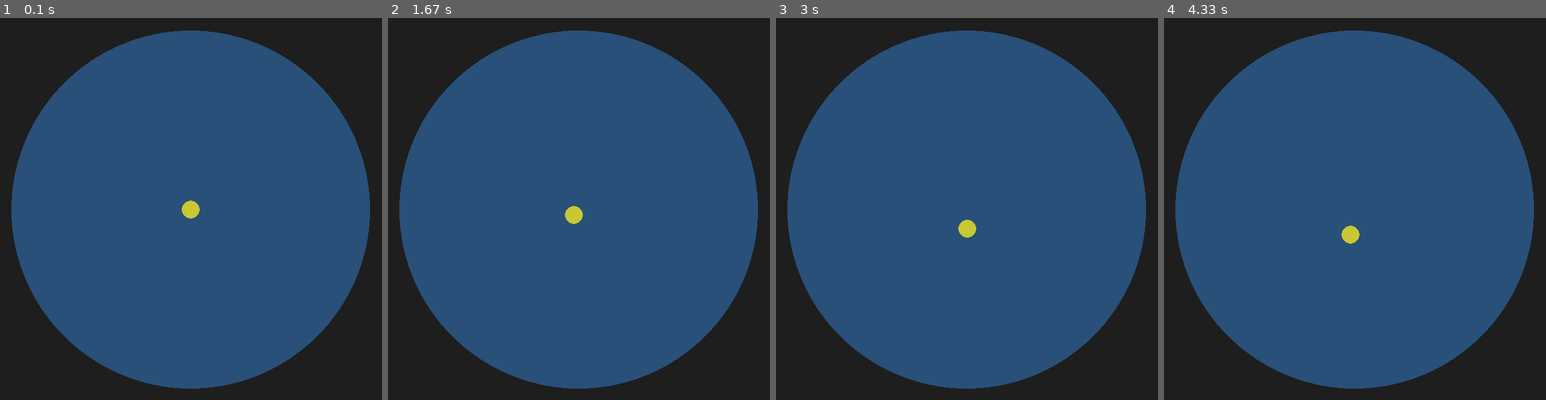
Above: before the commit, frames 1-4 (left to right).
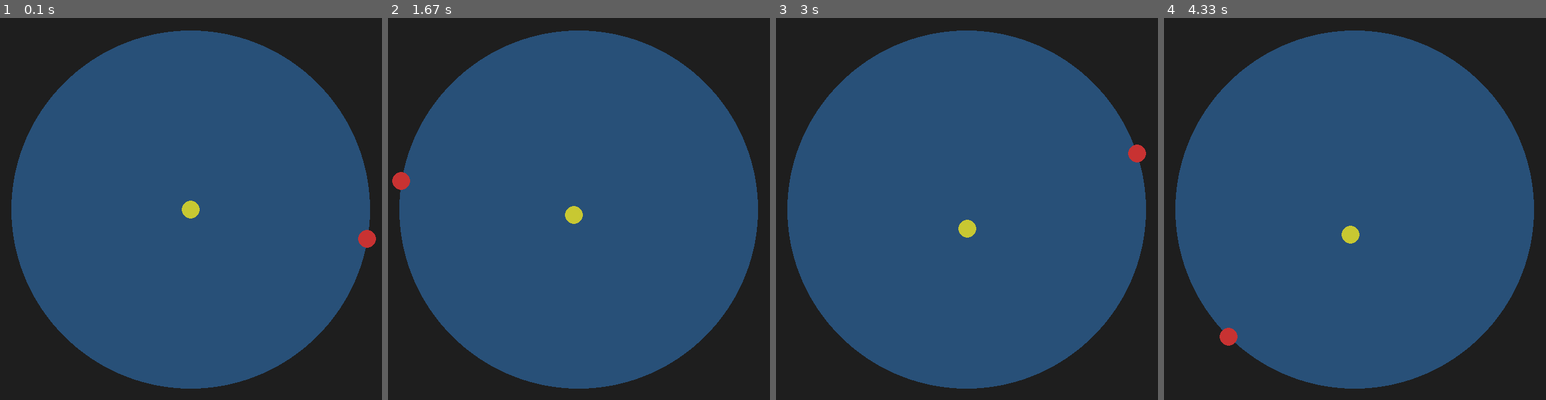
Above: after the commit, the same moments.

Repository: PepaAp/goblin-pygame
Game: pygame game, started from game/main.py
Same seed, same stepped clock (60 frames per second), same inputs: the game is played once before the commit and once after it.
Inputs (mouse positions are in pixels of both pictures, inside the frame that each line leads up to):
- Up to frame 1 (0.1 s): no input
- Up to frame 2 (1.67 s): click (559, 231) at 0.88 s
- Up to frame 3 (3 s): click (970, 239) at 1.72 s; click (1012, 315) at 2.05 s; click (1142, 377) at 2.38 s; click (852, 117) at 2.72 s
- Up to frame 4 (4.33 s): click (1355, 266) at 3.05 s; click (1286, 109) at 3.38 s; click (1519, 335) at 3.72 s; click (1198, 254) at 4.05 s

The runs differ from the first frame. In frame 1, 0.2% of the frame differs, in the area x 93-99%, y 55-61%; in frame 2, 0.2%; in frame 3, 0.2%; in frame 4, 0.2%.

Commit message:
added goblin

Diff:
--- a/game/entities/goblin.py
+++ b/game/entities/goblin.py
@@ -1,4 +1,4 @@
-import pygame
+import pygame, math
 from entities.entity import Entity
 from core.constants import WIDTH, HEIGHT, GOBLIN_COLOR, GOBLIN_RADIUS, GOBLIN_SPEED
 
@@ -9,6 +9,14 @@
         super().__init__(pos=pos, radius=GOBLIN_RADIUS, color=GOBLIN_COLOR)
         self.speed = GOBLIN_SPEED
         self.world = world
+        self.angle = start_angle
 
     def update(self, dt):
         self.angle += self.speed * dt
+
+        self.angle %= (2*math.pi)
+
+        self.pos = self.world.center + pygame.Vector2 (
+            self.world.radius * math.cos(self.angle),
+            self.world.radius * math.sin(self.angle)
+        )
--- a/game/states/play.py
+++ b/game/states/play.py
@@ -1,15 +1,19 @@
 from world.world import World
 from entities.player import Player
+from entities.goblin import Goblin
 
 class PlayState:
     def __init__(self, screen):
         self.screen = screen
         self.world = World()
         self.player = Player(self.world)
+        self.goblin = Goblin(self.world)
 
     def update(self, dt):
         self.player.handle_input(dt)
+        self.goblin.update(dt)
 
     def draw(self):
         self.world.draw(self.screen)
         self.player.draw(self.screen)
+        self.goblin.draw(self.screen)
